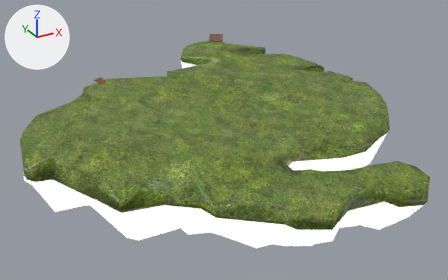
One commit to the OBJ model ProyectoFinal/Models/ZonaD/ChinampaD.obj: the scene before it, then after it.
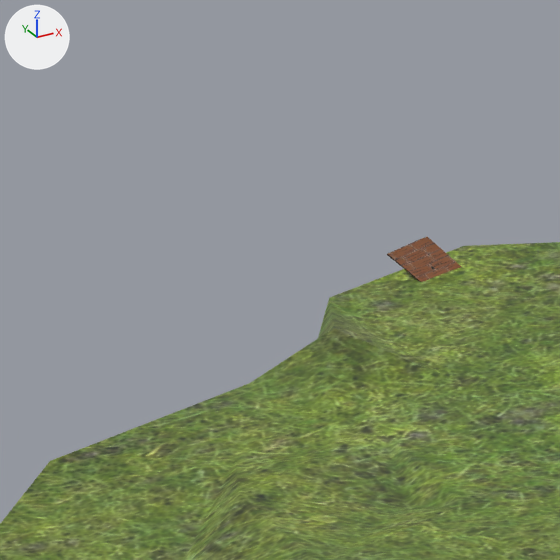
Each version is shown whole from a 50 mm camera at (52.2, -332.3, 115.0) aimed at (184.4, -92.0, -5.2), then close up on the part from 6% to 28% of the width and 13% to 47% of the height. Arrows for +X, +Y and +Z are at upper left; the lights stay in place. The first two pictures are the older version. Where no turn or scale is listed for an object, it has been applied to the vertices.

Objects in the first close-up: 'defaultMaterial.020', 'floating_island_1.1'.
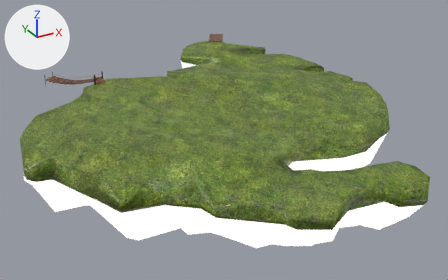
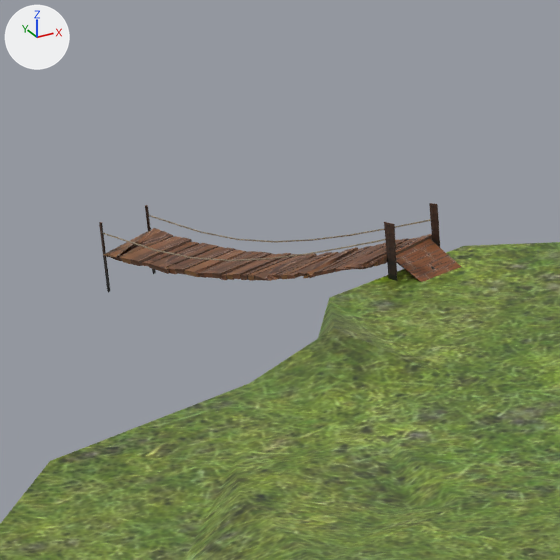
Location of each change, (x1, y1, x2, y2) in pixels of the close-ups (560 x 560 px):
'defaultMaterial.019', added (brown): after (103, 228, 432, 281)
'defaultMaterial.021', added: after (99, 203, 440, 293)
'defaultMaterial.018', added: after (102, 215, 431, 261)

Diff of the bpy script that builds the scene:
```diff
--- a/ProyectoFinal/Models/ZonaD/ChinampaD.obj.py
+++ b/ProyectoFinal/Models/ZonaD/ChinampaD.obj.py
@@ img_image_0_jpg @@
+img_image_0_jpg = load_image('Image_0.jpg', 'Image_0.jpg', 1024, 1024, 'sRGB')
@@ img_image_3_jpg @@
+img_image_3_jpg = load_image('Image_3.jpg', 'Image_3.jpg', 1024, 1024, 'sRGB')
@@ mat_supportbeam_texture_set @@
+mat_supportbeam_texture_set = principled_material('SupportBeam_texture_set')
+mat_supportbeam_texture_set.texture = img_image_0_jpg
@@ mat_rope_texture_set @@
+mat_rope_texture_set = principled_material('Rope_texture_set')
+mat_rope_texture_set.texture = img_image_3_jpg
@@ me_defaultmaterial_021 @@
+me_defaultmaterial_021.from_pydata(...)  # 280 vertices, 544 faces; spans x 121.1..144.8, y -39.6..-5.6, z 7.5..19.8
+me_defaultmaterial_021.materials.append(mat_supportbeam_texture_set)  # picture img_image_0_jpg
@@ me_defaultmaterial_019 @@
+me_defaultmaterial_019.from_pydata(...)  # 302 vertices, 456 faces; spans x 121.0..144.6, y -38.4..-5.7, z 10.9..16.8
+me_defaultmaterial_019.materials.append(mat_wood_texture_set)  # picture img_image_9_jpg
@@ me_defaultmaterial_018 @@
+me_defaultmaterial_018.from_pydata(...)  # 272 vertices, 536 faces; spans x 121.2..144.3, y -38.6..-5.7, z 12.6..18.2
+me_defaultmaterial_018.materials.append(mat_rope_texture_set)  # picture img_image_3_jpg
@@ ob_defaultmaterial_021 @@
+ob_defaultmaterial_021 = bpy.data.objects.new('defaultMaterial.021', me_defaultmaterial_021)
+ob_defaultmaterial_021.location = (0.0, 0.0, 0.0)
@@ ob_defaultmaterial_019 @@
+ob_defaultmaterial_019 = bpy.data.objects.new('defaultMaterial.019', me_defaultmaterial_019)
+ob_defaultmaterial_019.location = (0.0, 0.0, 0.0)
@@ ob_defaultmaterial_018 @@
+ob_defaultmaterial_018 = bpy.data.objects.new('defaultMaterial.018', me_defaultmaterial_018)
+ob_defaultmaterial_018.location = (0.0, 0.0, 0.0)
```
